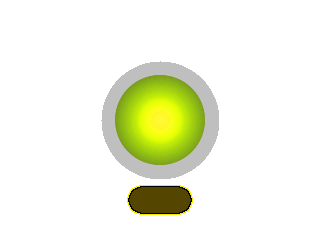
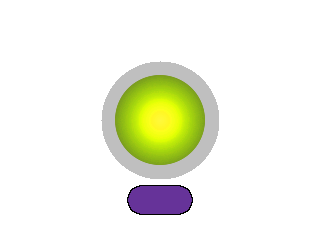
Two versions of the same layered image (320x240). Layer-by-layer changes:
painted on "box" over [127, 185, 193, 215]
